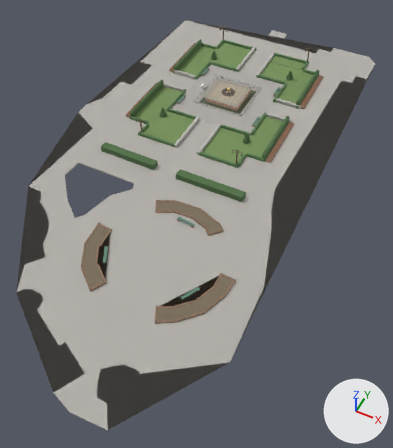
One commit to the Blender file models/AR_Herautenplein/AR_Herautenplein_baked.blend: the scene before it, then after it.
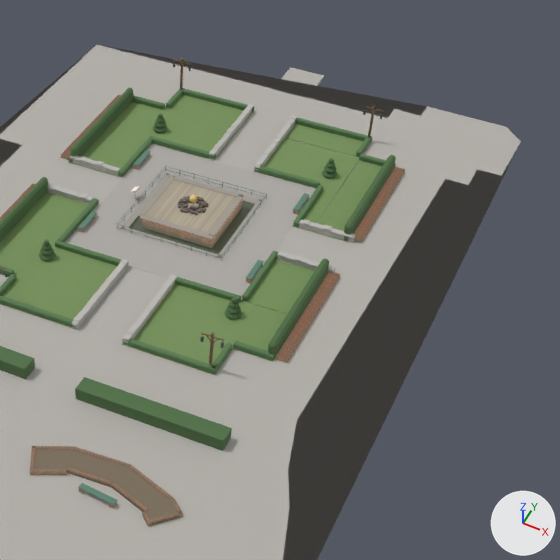
There are two pictures of each version: one whole from a 50 mm camera at (30.2, -101.4, 55.3) aimed at (5.5, -52.2, -6.3), one close up on the part from 36% to 100% of the width and 0% to 56% of the height. Lighting does not change. The marker at lower right points along +X, +Y and +Z. The last two pictures show the newer version.

The first close-up shows 'BAKE_baksteen_bakken', 'BAKE_baksteen_fontein', 'BAKE_steen', 'HP_bloemvakken__bodem', 'HP_fontein__water', 'HP_gazon__gras', 'HP_hagen__haag', 'HP_hagen_zuid__taxus', 'HP_keien__kassei', 'HP_muurtjes__ruwsteen', 'HP_plavuis__plavuis', 'HP_taxus__taxus' and 7 more.
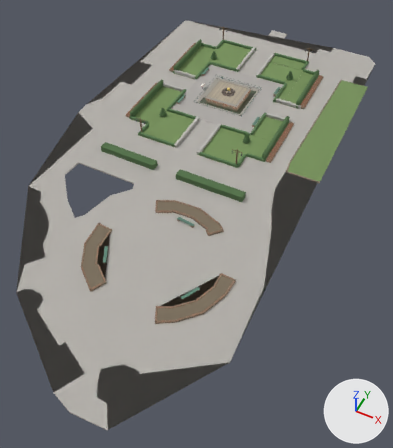
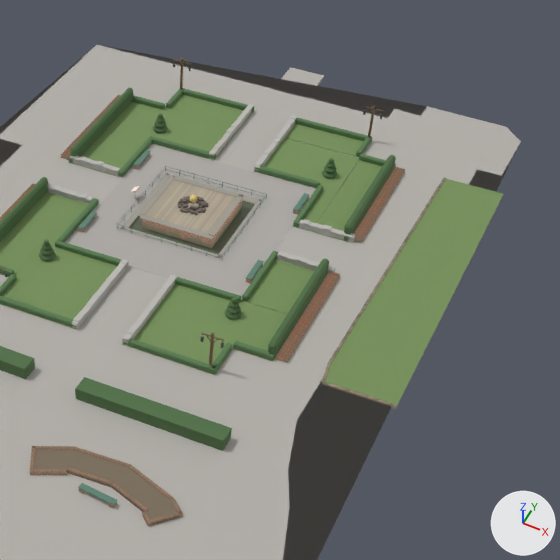
Changed parts and their boxes (x1, y1, x2, y2) in the close-ups (560 x 560 px):
'HP_gazon__gras', reshaped: before (0, 94, 386, 375); after (0, 94, 503, 405)
'BAKE_baksteen_bakken', reshaped: before (0, 95, 405, 526); after (0, 95, 446, 526)
part 1 of me_hp_gazon__gras, added (green): after (325, 179, 503, 405)
part 2 of me_bake_baksteen_bakken, added: after (321, 363, 331, 383)
part 3 of me_bake_baksteen_bakken, added: after (322, 382, 397, 409)
part 4 of me_bake_baksteen_bakken, added: after (328, 178, 446, 363)

The change, as a list of edits to the scene's bpy script:
```text
Change me_hp_gazon__gras:
    used by ob_hp_gazon__gras; location = (0.0, 0.0, 0.0)
    verts and faces of me_hp_gazon__gras; kept vertices keep their numbers, new ones are numbered from 224
    remove me_hp_gazon__gras.from_pydata(...)  # 224 vertices, 168 faces; spans x -12.2..11.7, y -44.5..-12.5, z -0.2..0.1
    add me_hp_gazon__gras.from_pydata(...)  # 229 vertices, 169 faces; spans x -12.2..20.5, y -44.5..-12.5, z -0.2..0.1
    me_hp_gazon__gras part 1
    add verts[224] = (15.8, -15.1, 0.1)  # pixel (444, 178)
    add verts[225] = (20.5, -15.1, 0.1)  # pixel (503, 193)
    add verts[226] = (20.5, -42.0, 0.1)  # pixel (396, 406)
    add verts[227] = (15.4, -42.0, 0.1)  # pixel (322, 382)
    add verts[228] = (15.1, -40.0, 0.1)  # pixel (329, 363)
    add faces += [(224, 228, 227, 226, 225)]
Change me_bake_baksteen_bakken:
    used by ob_bake_baksteen_bakken; location = (0.0, 0.0, 0.0)
    remove me_bake_baksteen_bakken.from_pydata(...)  # 747 vertices, 612 faces; spans x -13.0..16.7, y -73.4..-15.7, z -0.1..0.4
    add me_bake_baksteen_bakken.from_pydata(...)  # 807 vertices, 663 faces; spans x -13.0..20.5, y -73.4..-15.1, z -0.1..0.4
    me_bake_baksteen_bakken part 2: the loose piece of 20 vertices spanning x 7.1..10.0, y -57.7..-56.4, z 0.0..0.4 is copied, and the copy is turned 118 degrees about the z axis through its middle and scaled by 0.663, then moved by (6.7, 16.1, -0.1); it spans x 15.0..15.5, y -42.0..-40.0, z 0.0..0.2
    me_bake_baksteen_bakken part 3: the loose piece of 20 vertices spanning x 11.7..12.5, y -41.2..-30.8, z -0.1..0.4 is copied, and the copy is scaled about its middle by (6.46, 0.0181, 0.504), then moved by (5.8, -6.0, -0.1); it spans x 15.4..20.5, y -42.1..-41.9, z 0.0..0.2
    me_bake_baksteen_bakken part 4: a new loose piece of 20 vertices spanning x 15.0..15.8, y -40.0..-15.1, z 0.0..0.2, in mat_bake_baksteen_bakken
```
